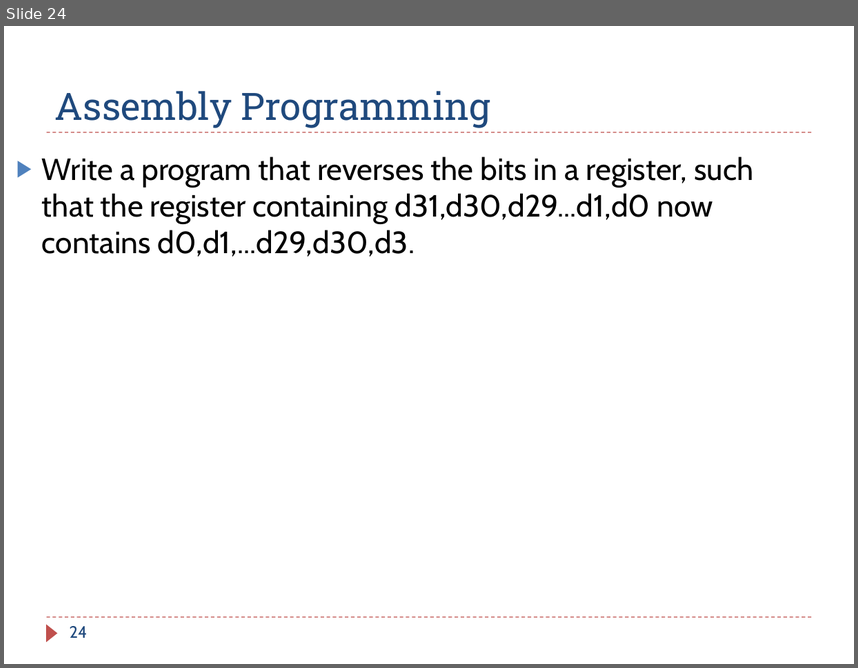
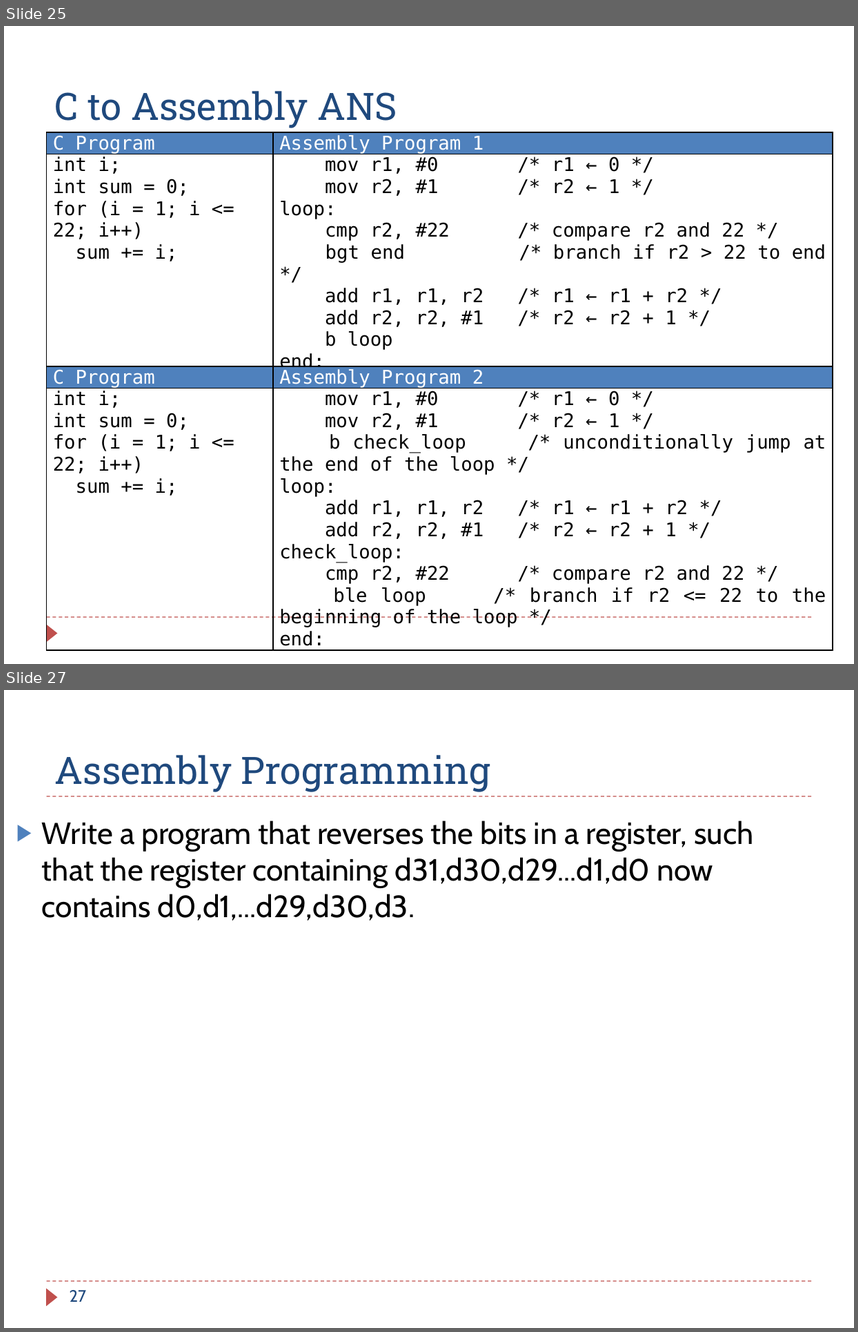
Before and after one commit to guhofstra/CSC111Fa25, a slide deck: PPTs/Ch6_ARM_Control_Flow_Exercises_ANS.pptx. Shown one above the other, each under a label of ours: slide 24 before the commit, slides 25 and 27 after it; the slides between them are not shown. The pictures are 858x668 and 858x1332 pixels, drawn with LibreOffice and Linux fonts; fonts in the diff are those of the drawing. Boxes give left, top, right and bottom in pixels: in the first picture for what was removed or moved away, otherwise in the second. Text is boxed around its words. In the diff, an @@ line names an element or a change of style, - is before the commit and + after.

```diff
--- a/PPTs/Ch6_ARM_Control_Flow_Exercises_ANS.pptx
+++ b/PPTs/Ch6_ARM_Control_Flow_Exercises_ANS.pptx
@@ slide 25 added at <box>4,26,854,664</box>, background #FFFFFF; not listed: 3 template elements that a slide beside it also shows @@
@@ title added at <box>55,91,397,128</box>, 32 pt, text #1F497D @@
+C to Assembly ANS
@@ table added at <box>47,132,833,476</box>, 2 rows, 2 columns @@
+C Program | Assembly Program 1
+int i; / int sum = 0; / for (i = 1; i <= 22; i++) / sum += i; | mov r1, #0 /* r1 ← 0 */ / mov r2, #1 /* r2 ← 1 */ / loop: / cmp r2, #22 /* compare r2 and 22 */ / bgt end /* branch if r2 > 22 to end */ / add r1, r1, r2 /* r1 ← r1 + r2 */ / add r2, r2, #1 /* r2 ← r2 + 1 */ / b loop / end:
@@ table added at <box>47,366,833,661</box>, 2 rows, 2 columns @@
+C Program | Assembly Program 2
+int i; / int sum = 0; / for (i = 1; i <= 22; i++) / sum += i; | mov r1, #0 /* r1 ← 0 */ / mov r2, #1 /* r2 ← 1 */ / b check_loop /* unconditionally jump at the end of the loop */ / loop: / add r1, r1, r2 /* r1 ← r1 + r2 */ / add r2, r2, #1 /* r2 ← r2 + 1 */ / check_loop: / cmp r2, #22 /* compare r2 and 22 */ / ble loop /* branch if r2 <= 22 to the beginning of the loop */ / end:
@@ what was slide 24 is now slide 27 @@
@@ page number at <box>70,1290,87,1301</box>: text changed @@
-24
+27
```
Also in this commit, not shown: 2 other slides added, 2 other files.
